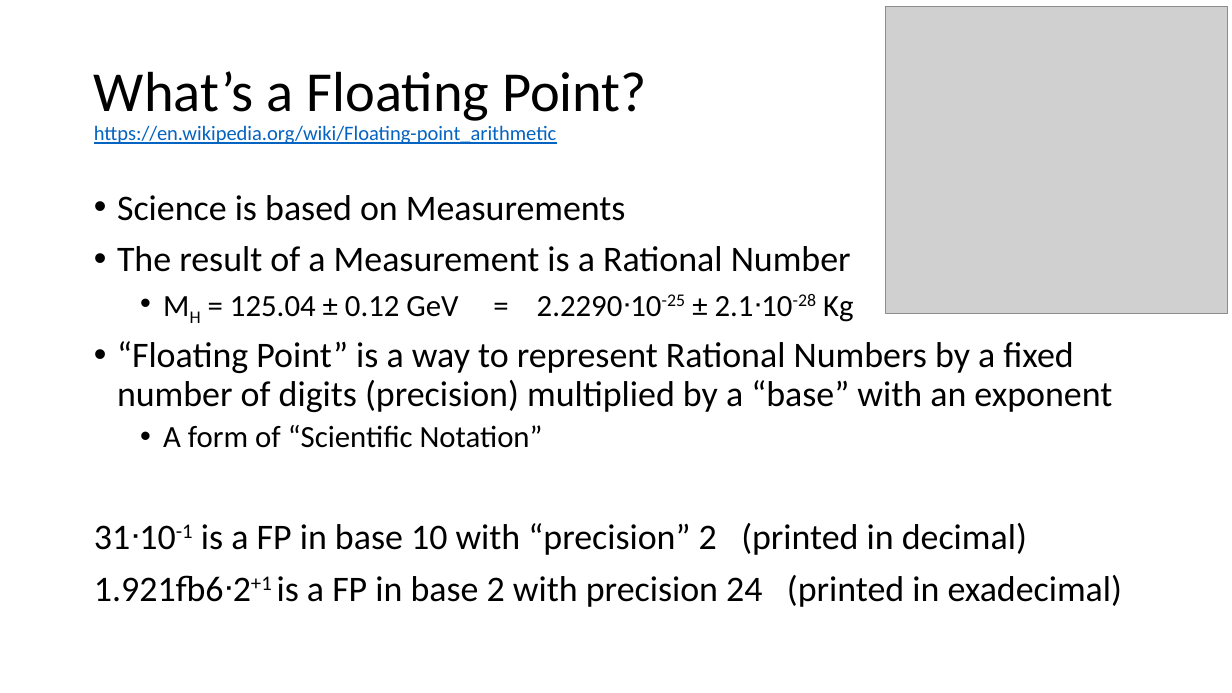
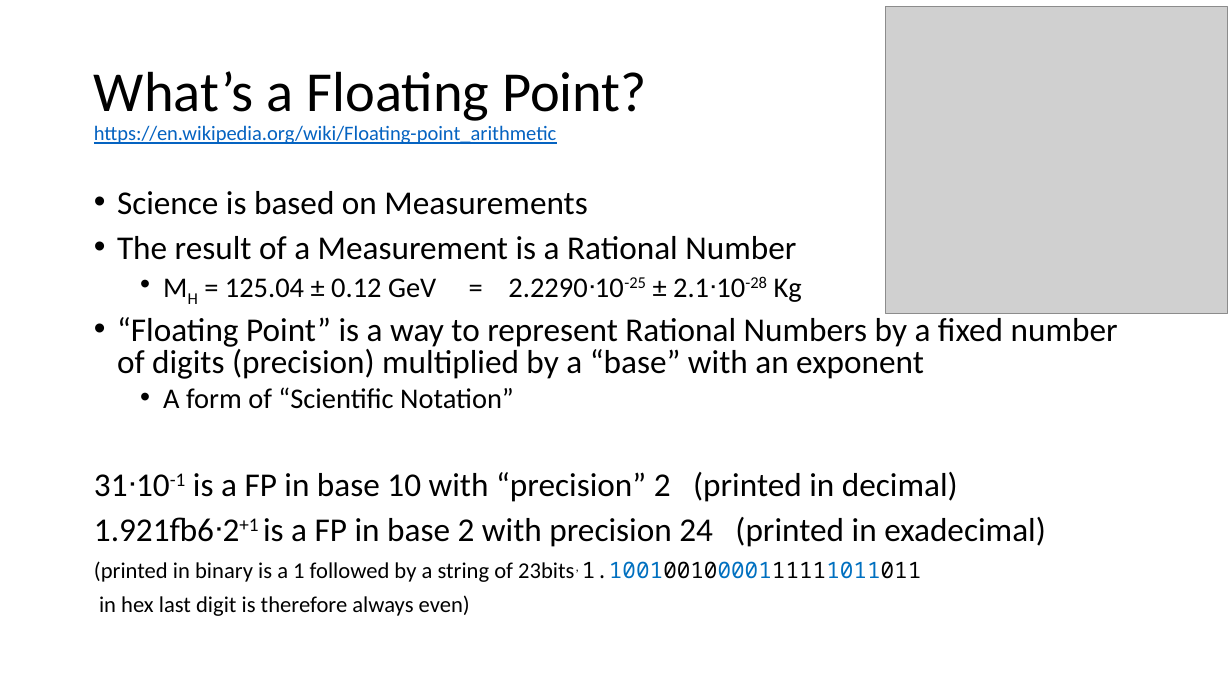
Before and after one commit to VinInn/FPCourse, a slide deck: slide 3 of Slides/FPforScientist.pptx. Drawn at 1232x693 pixels with LibreOffice and Linux fonts; fonts in the diff are those of the drawing; grey boxes stand for pictures. Boxes give left, top, right and bottom in pixels: in the first picture for what was removed or moved away, otherwise in the second. Text is boxed around its words. In the diff, an @@ line names an element or a change of style, - is before the commit and + after.

```diff
--- a/Slides/FPforScientist.pptx
+++ b/Slides/FPforScientist.pptx
@@ text at (94, 191, 1118, 547): size 28 to 25.9 pt in "Science is based on Measurements", "The result of a Measurement is a ...", "“Floating Point” is a way to represent ...", "31ᐧ10-1 is a FP in base 10 ..." and 1 more places; size 24 to 22.2 pt in "MH = 125.04 ± 0.12 GeV = ...", "A form of “Scientific Notation”"; line spacing 0.9 to 0.8 @@
@@ text at (94, 561, 922, 616): paragraphs added @@
+(printed in binary is a 1 followed by a string of 23bits, 1.10010010000111111011011
+in hex last digit is therefore always even)
```
Also in this commit, not shown: 7 other slides changed, 3 slides added.
